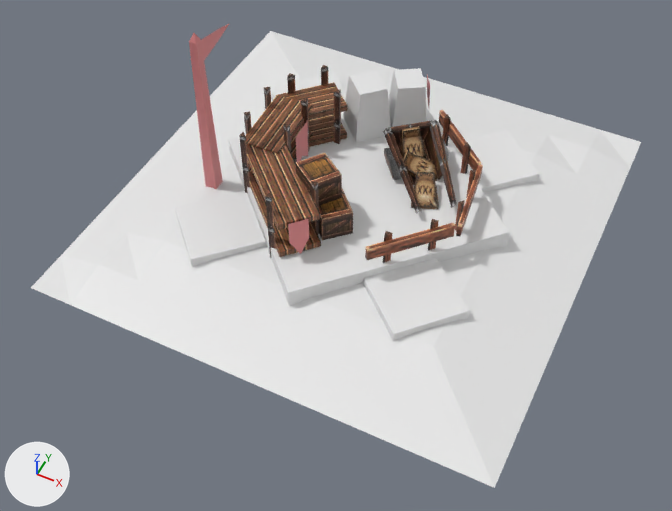
Renders of the Blender file resources/buildings/foundationLarge.blend from each side of a commit.
Camera for both pictures: a 50 mm lens placed at (1.2, -2.62, 2.92), pointed at (0.06, -0.34, 0.06). Lighting does not change. The marker at lower left points along +X, +Y and +Z.

The older version as bpy lines, for what is in view:
```python
ob_block1 = bpy.data.objects.new('Block1', me_cube_002)
ob_block1.location = (-0.431, -0.439, 0.0)
ob_block1.scale = (0.156, 0.156, 0.456)
ob_block2 = bpy.data.objects.new('Block2', me_cube_003)
ob_block2.location = (-0.431, 0.431, 0.0)
ob_block2.scale = (0.156, 0.156, 0.456)
ob_block3 = bpy.data.objects.new('Block3', me_cube_004)
ob_block3.location = (0.441, 0.441, 0.0)
ob_block3.scale = (0.156, 0.156, 0.456)
ob_block4 = bpy.data.objects.new('Block4', me_cube_001)
ob_block4.location = (0.437, -0.425, 0.0)
ob_block4.scale = (0.156, 0.156, 0.456)
ob_centerblock = bpy.data.objects.new('CenterBlock', me_cube)
ob_centerblock.location = (0.0, 0.0, 0.0)
ob_centerblock.scale = (0.456, 0.456, 0.456)
ob_grid = bpy.data.objects.new('Grid', me_grid)
ob_grid.location = (0.0, 0.0, 0.0)
ob_scaffolding2 = bpy.data.objects.new('Scaffolding2', me_cube_044)
ob_scaffolding2.location = (-0.328, 0.197, 0.178)
ob_scaffolding2.rotation_euler = (0.0, 0.0, 2.376)  # degrees (0, 0, 136)
ob_scaffolding2.scale = (0.0864, 0.136, 0.0141)
# also in view: 'BlockStock2' at (0.01, 0.48, 0.26); 'Scaffolding1' at (-0.22, -0.28, 0.26); 'Bags' at (0.23, 0.14, 0.22); 'Fence3' at (0.31, 0.34, 0.19); 'BlockStack1' at (-0.13, 0.36, 0.27)
```
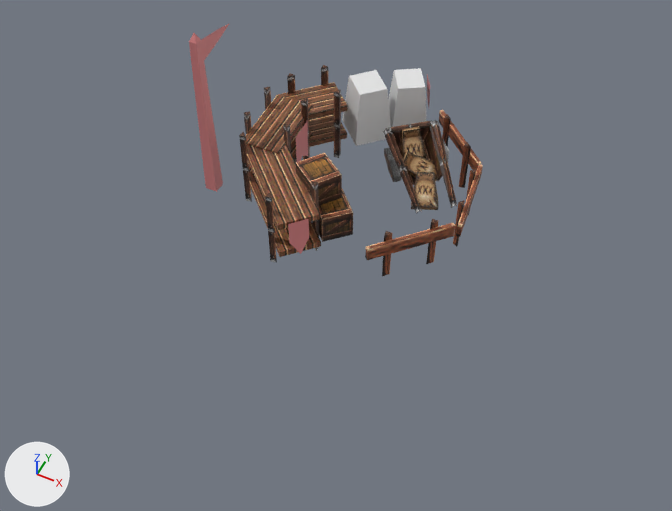
Boxes (x1, y1, x2, y2) around the edits, measured in the pictures (672 x 511 px):
'Grid', hidden
    before: (31, 31, 641, 488)
'CenterBlock', hidden
    before: (228, 108, 510, 306)
'Block4', hidden
    before: (363, 258, 470, 341)
'Block1', hidden
    before: (175, 191, 266, 267)
'Block3', hidden
    before: (451, 130, 539, 193)
'Block2', hidden
    before: (270, 71, 346, 114)

The change, as a diff of the scene's bpy script:
```diff
--- a/resources/buildings/foundationLarge.blend.py
+++ b/resources/buildings/foundationLarge.blend.py
@@ ob_centerblock @@
 ob_centerblock.scale = (0.456, 0.456, 0.456)
+ob_centerblock.hide_render = True
@@ ob_block4 @@
 ob_block4.scale = (0.156, 0.156, 0.456)
+ob_block4.hide_render = True
@@ ob_block1 @@
 ob_block1.scale = (0.156, 0.156, 0.456)
+ob_block1.hide_render = True
@@ ob_block2 @@
 ob_block2.scale = (0.156, 0.156, 0.456)
+ob_block2.hide_render = True
@@ ob_block3 @@
 ob_block3.scale = (0.156, 0.156, 0.456)
+ob_block3.hide_render = True
@@ ob_grid @@
 ob_grid.location = (0.0, 0.0, 0.0)
+ob_grid.hide_render = True
```
